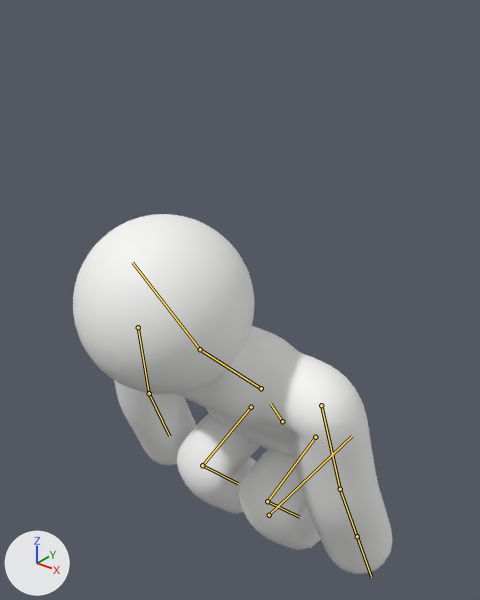
What one commit did to the glTF model assets/character.glb.
Both versions are drawn from a 50 mm camera at (1.254, -1.766, 2.069) aimed at (-0.033, -0.159, 1.072). Arrows for +X, +Y and +Z are at lower left; the lights stay in place. The picture after the commit comes second. Both versions are drawn at frame 23 of the action 'GetUpFront'; the numbers are the values there. The bones that change, and the others that lie on the model, are drawn over the model as lines.

In view in the first picture: 'Character'.
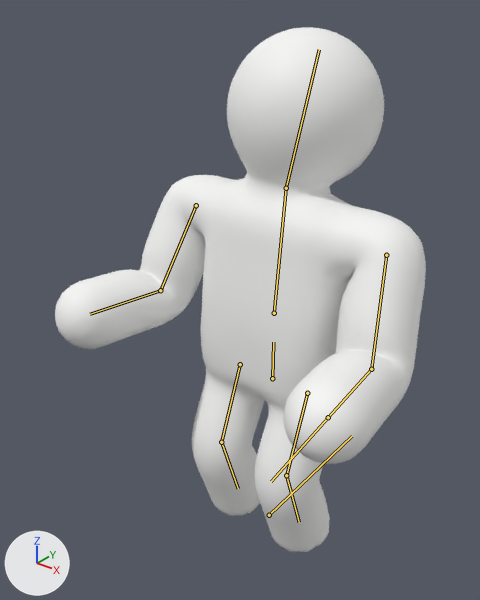
Changed parts and their boxes [x1, y1, x2, y2] in the pictures (480 x 600 px):
'Character', posed (16% wider, 46% taller): before [73, 214, 393, 574]; after [55, 27, 426, 552]
bone 'hips', root to tip: before (282, 421) to (270, 403); after (272, 378) to (273, 342)
bone 'spine', root to tip: before (261, 388) to (200, 349); after (274, 313) to (286, 188)
bone 'head', root to tip: before (200, 349) to (132, 262); after (286, 188) to (319, 49)
bone 'upper_arm.L', root to tip: before (321, 405) to (340, 489); after (386, 255) to (371, 369)
bone 'forearm.L', root to tip: before (340, 489) to (357, 536); after (371, 369) to (328, 417)
bone 'upper_arm.R', root to tip: before (138, 327) to (149, 393); after (196, 205) to (160, 290)
bone 'forearm.R', root to tip: before (149, 393) to (169, 436); after (160, 290) to (90, 314)
bone 'thigh.L', root to tip: before (315, 437) to (267, 501); after (307, 393) to (286, 475)
bone 'shin.L', root to tip: before (267, 501) to (299, 517); after (286, 475) to (299, 522)
bone 'thigh.R', root to tip: before (251, 407) to (202, 465); after (240, 364) to (221, 442)
bone 'shin.R', root to tip: before (202, 465) to (238, 483); after (221, 442) to (238, 488)

Patch to the scene script:
```diff
--- a/assets/character.glb.py
+++ b/assets/character.glb.py
@@ bone_hips @@
 bone_hips = bpy.data.objects['CharacterRig'].pose.bones['hips']  # child of 'root'
-bone_hips.location = (0.0, -0.257, -0.077)
-bone_hips.rotation_quaternion = (0.96, 0.279, 0.0, 0.0)  # degrees (32, 0, 0)
+bone_hips.location = (0.0, -0.012, -0.001)
+bone_hips.rotation_quaternion = (1.0, 0.003, 0.0, 0.0)  # degrees (0, 0, 0)
@@ bone_spine @@
 bone_spine = bpy.data.objects['CharacterRig'].pose.bones['spine']  # child of 'hips'
-bone_spine.rotation_quaternion = (0.993, 0.118, 0.0, 0.0)  # degrees (14, 0, 0)
+bone_spine.rotation_quaternion = (0.998, -0.059, 0.0, 0.0)  # degrees (-7, 0, 0)
@@ bone_head @@
 bone_head = bpy.data.objects['CharacterRig'].pose.bones['head']  # child of 'spine'
-bone_head.rotation_quaternion = (0.993, -0.108, 0.0, 0.0)  # degrees (-12, 0, 0)
+bone_head.rotation_quaternion = (0.989, -0.129, 0.0, 0.0)  # degrees (-15, 0, 0)
@@ bone_upper_arm_l @@
 bone_upper_arm_l = bpy.data.objects['CharacterRig'].pose.bones['upper_arm.L']  # child of 'spine'
-bone_upper_arm_l.rotation_quaternion = (0.872, 0.318, 0.0, -0.37)  # degrees (35, 14, -42)
+bone_upper_arm_l.rotation_quaternion = (0.897, 0.18, 0.0, -0.4)  # degrees (19, 8, -47)
@@ bone_forearm_l @@
 bone_forearm_l = bpy.data.objects['CharacterRig'].pose.bones['forearm.L']  # child of 'upper_arm.L'
-bone_forearm_l.rotation_quaternion = (0.995, -0.074, 0.0, -0.064)  # degrees (-8, -1, -7)
+bone_forearm_l.rotation_quaternion = (0.837, 0.522, 0.0, 0.143)  # degrees (63, -9, 14)
@@ bone_upper_arm_r @@
 bone_upper_arm_r = bpy.data.objects['CharacterRig'].pose.bones['upper_arm.R']  # child of 'spine'
-bone_upper_arm_r.rotation_quaternion = (0.872, 0.318, 0.0, 0.37)  # degrees (35, -14, 42)
+bone_upper_arm_r.rotation_quaternion = (0.897, 0.18, 0.0, 0.4)  # degrees (19, -8, 47)
@@ bone_forearm_r @@
 bone_forearm_r = bpy.data.objects['CharacterRig'].pose.bones['forearm.R']  # child of 'upper_arm.R'
-bone_forearm_r.rotation_quaternion = (0.995, -0.074, 0.0, 0.064)  # degrees (-8, 1, 7)
+bone_forearm_r.rotation_quaternion = (0.837, 0.522, 0.0, -0.143)  # degrees (63, 9, -14)
@@ bone_thigh_l @@
 bone_thigh_l = bpy.data.objects['CharacterRig'].pose.bones['thigh.L']  # child of 'hips'
-bone_thigh_l.rotation_quaternion = (0.617, 0.785, 0.0, 0.0)  # degrees (104, 0, 0)
+bone_thigh_l.rotation_quaternion = (0.983, 0.185, 0.0, 0.0)  # degrees (21, 0, 0)
@@ bone_shin_l @@
 bone_shin_l = bpy.data.objects['CharacterRig'].pose.bones['shin.L']  # child of 'thigh.L'
-bone_shin_l.rotation_quaternion = (0.546, -0.837, 0.0, 0.0)  # degrees (-114, 0, 0)
+bone_shin_l.rotation_quaternion = (0.941, -0.338, 0.0, 0.0)  # degrees (-39, 0, 0)
@@ bone_thigh_r @@
 bone_thigh_r = bpy.data.objects['CharacterRig'].pose.bones['thigh.R']  # child of 'hips'
-bone_thigh_r.rotation_quaternion = (-0.617, -0.785, 0.0, 0.0)  # degrees (104, 0, 0)
+bone_thigh_r.rotation_quaternion = (-0.983, -0.185, 0.0, 0.0)  # degrees (21, 0, 0)
@@ bone_shin_r @@
 bone_shin_r = bpy.data.objects['CharacterRig'].pose.bones['shin.R']  # child of 'thigh.R'
-bone_shin_r.rotation_quaternion = (0.546, -0.837, 0.0, 0.0)  # degrees (-114, 0, 0)
+bone_shin_r.rotation_quaternion = (0.941, -0.338, 0.0, 0.0)  # degrees (-39, 0, 0)
```
